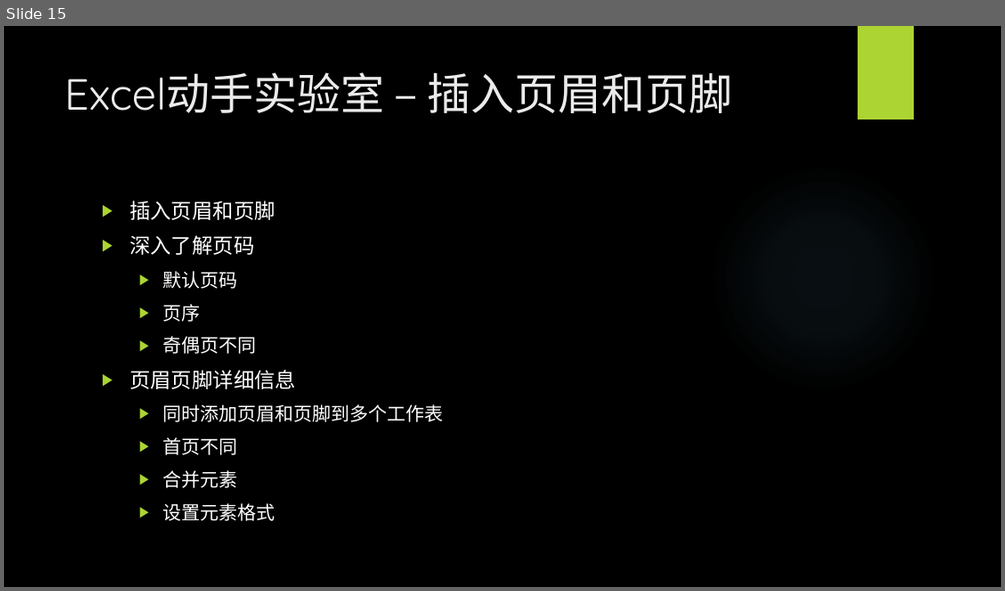
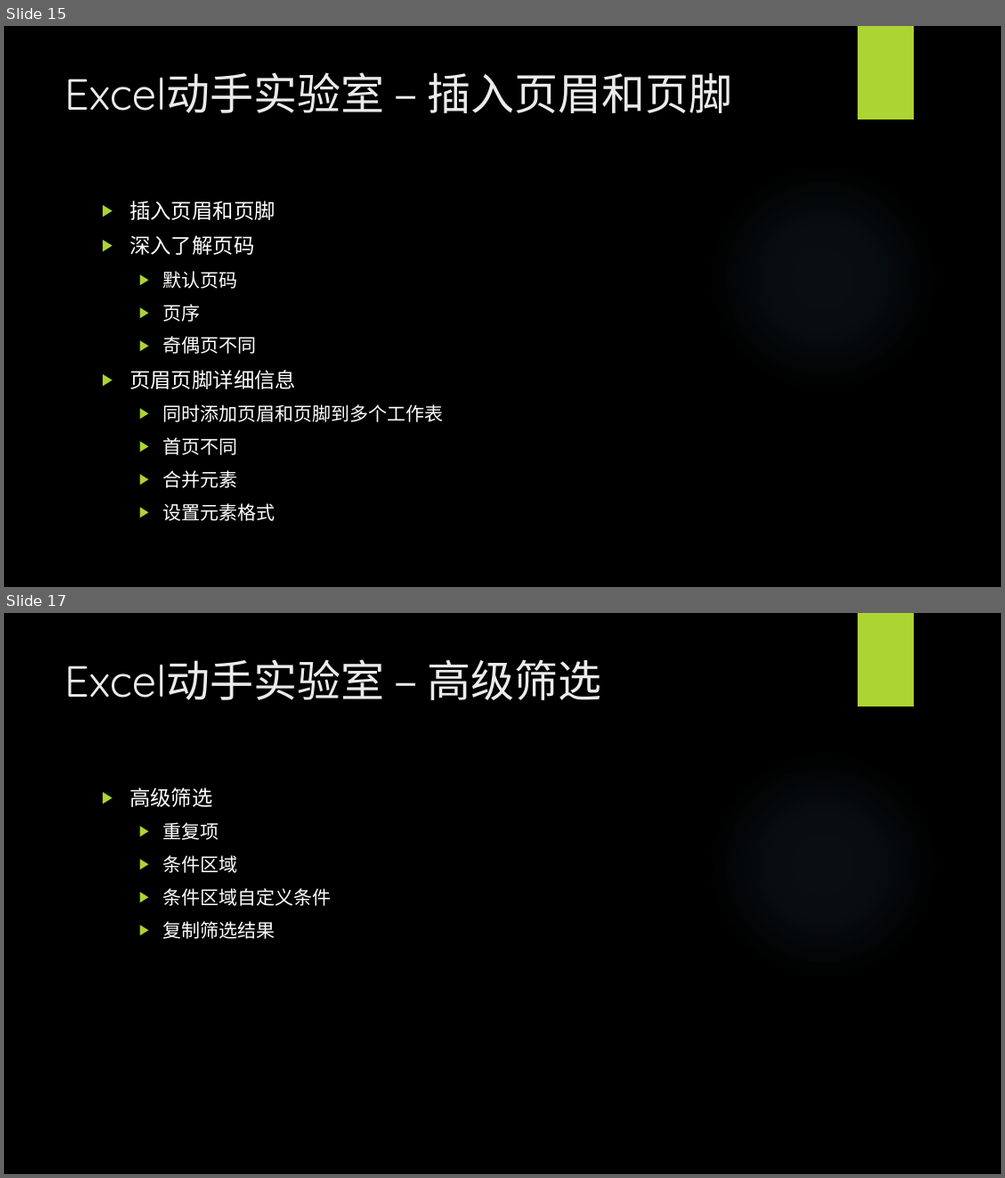
Before and after one commit to BigEgg/OfficeTraining, a slide deck: Excel动手实验室.pptx. Shown one above the other, each under a label of ours: slide 15 before the commit, slides 15 and 17 after it; the slides between them are not shown. The pictures are 1005x591 and 1005x1178 pixels, drawn with LibreOffice and Linux fonts; fonts in the diff are those of the drawing; background and template pictures are left out. Boxes give left, top, right and bottom in pixels: in the first picture for what was removed or moved away, otherwise in the second. Text is boxed around its words. In the diff, an @@ line names an element or a change of style, - is before the commit and + after.

```diff
--- a/Excel动手实验室.pptx
+++ b/Excel动手实验室.pptx
@@ slide 17 added at box(4, 613, 1001, 1174), background picture (left out); not listed: 2 template elements that a slide beside it also shows @@
@@ title added at box(65, 659, 602, 700), 42 pt, text #EBEBEB @@
+Excel动手实验室 – 高级筛选
@@ text added at box(129, 787, 331, 939), 18 pt, text #FFFFFF @@
+▶ 高级筛选
+  ▶ 重复项
+  ▶ 条件区域
+  ▶ 条件区域自定义条件
+  ▶ 复制筛选结果
```
Also in this commit, not shown: 1 other slide added, 1 other file.
